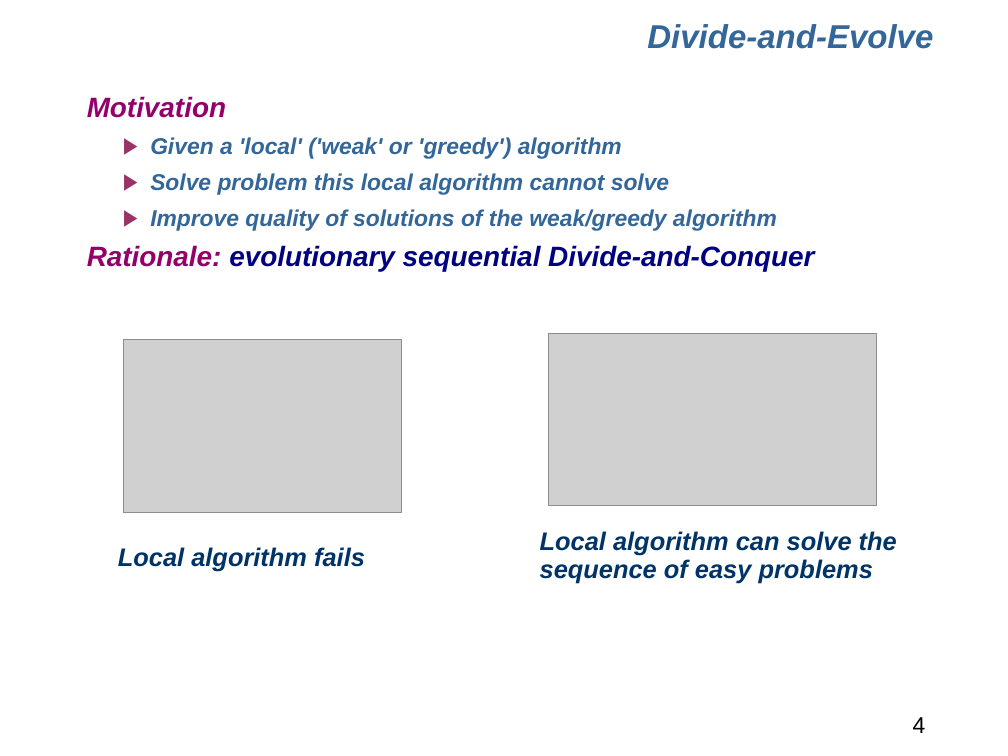
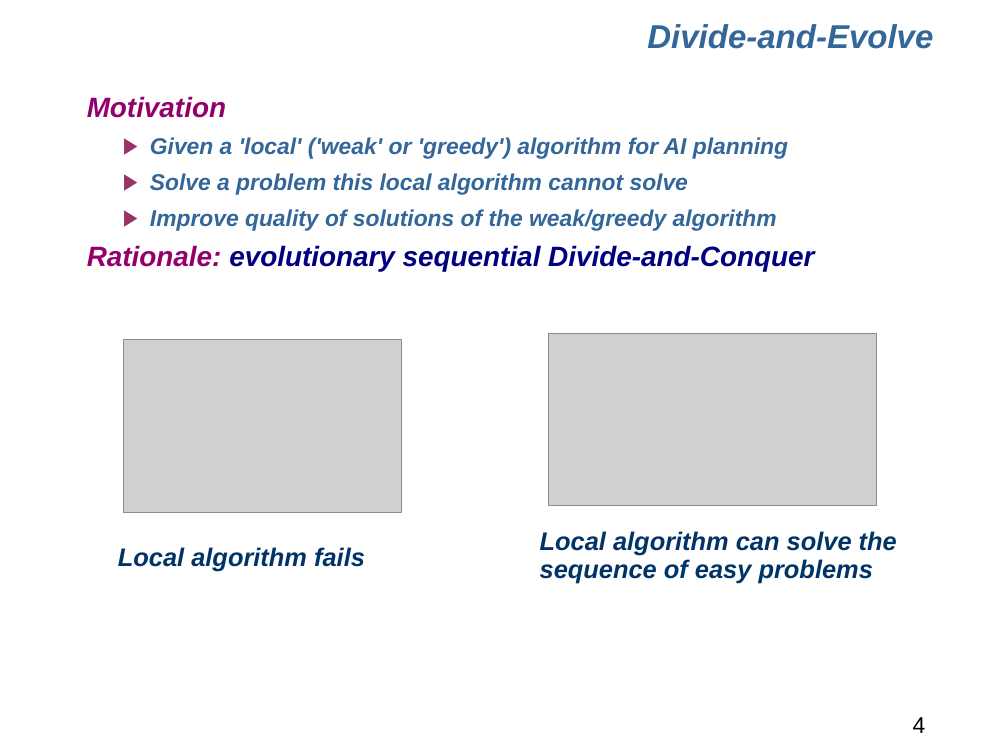
Before and after one commit to nojhan/descarwin, a slide deck: slide 4 of papers/icaps2011/icaps.ppt. Drawn at 1008x756 pixels with LibreOffice and Linux fonts; fonts in the diff are those of the drawing; grey boxes stand for pictures; background and template pictures are left out. Boxes give left, top, right and bottom in pixels: in the first picture for what was removed or moved away, otherwise in the second. Text is boxed around its words. In the diff, an @@ line names an element or a change of style, - is before the commit and + after.

```diff
--- a/papers/icaps2011/icaps.ppt
+++ b/papers/icaps2011/icaps.ppt
@@ text at [150, 137, 788, 195]: text changed @@
-    ▶ Given a 'local' ('weak' or 'greedy') algorithm
-    ▶ Solve problem this local algorithm cannot solve
+    ▶ Given a 'local' ('weak' or 'greedy') algorithm for AI planning
+    ▶ Solve a problem this local algorithm cannot solve
```
Also in this commit, not shown: 24 other slides changed, 4 slides added, 5 slides removed, 2 other files.
